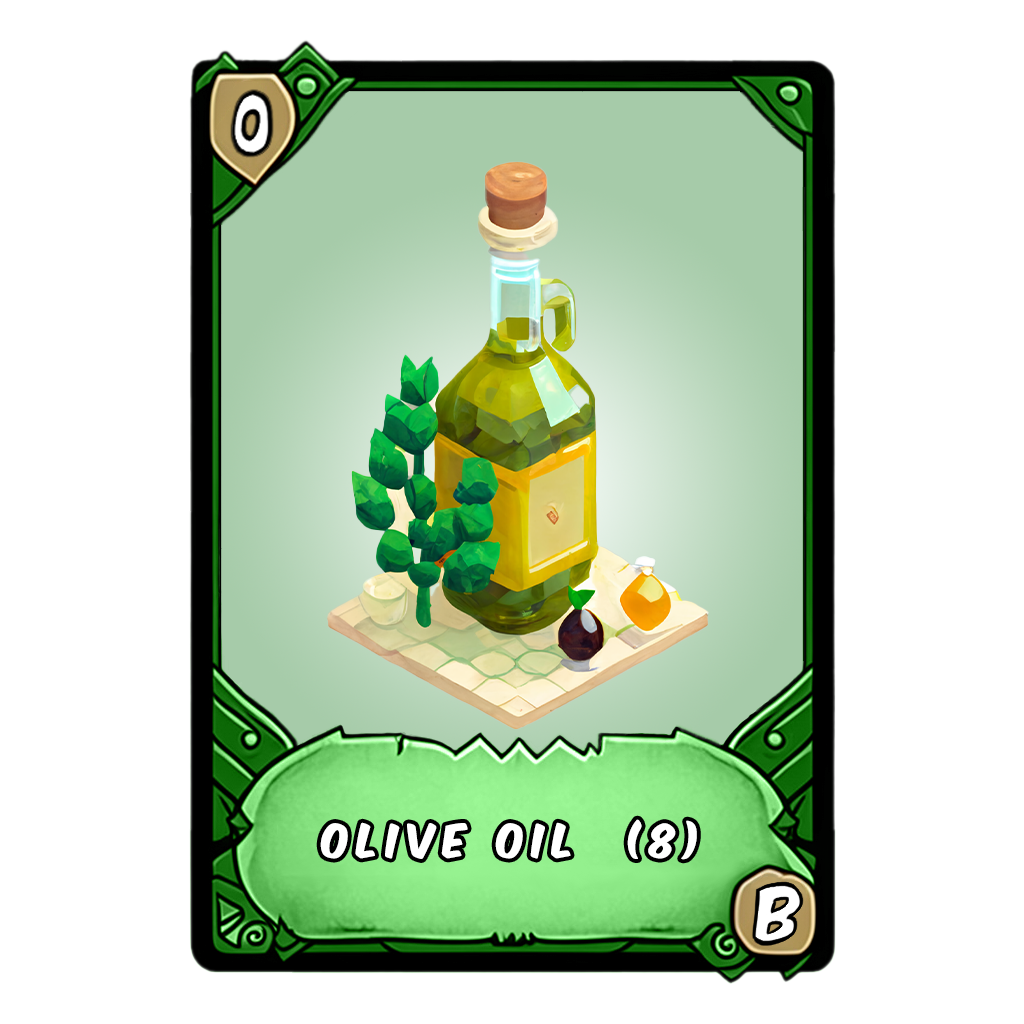
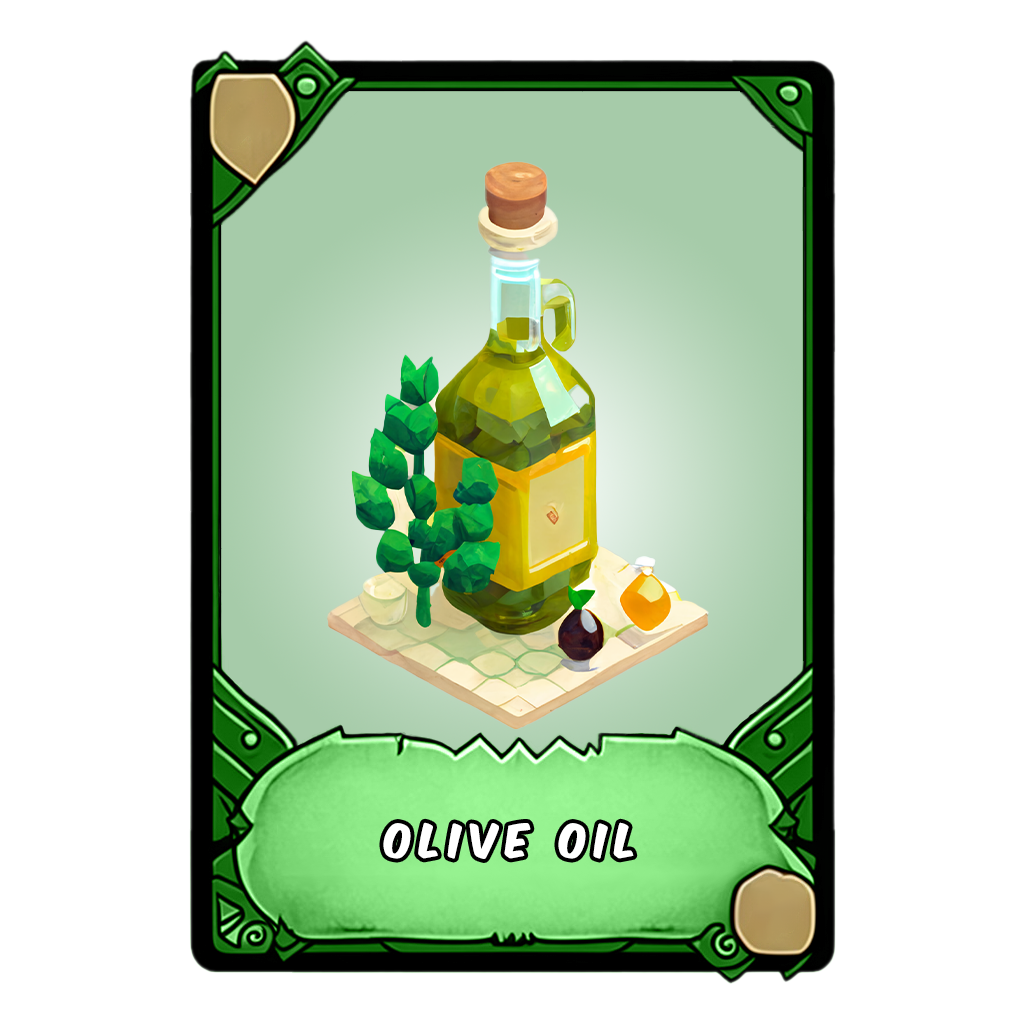
Layered file, before and after one edit (1024px x 1024px). Changes by layer:
removed layer "Grade B" over box(751, 881, 804, 946)
removed layer "Num 0" over box(230, 89, 274, 158)
renamed "OLIVE OIL (8)" to "OLIVE OIL", painted on it over box(320, 819, 697, 860)
